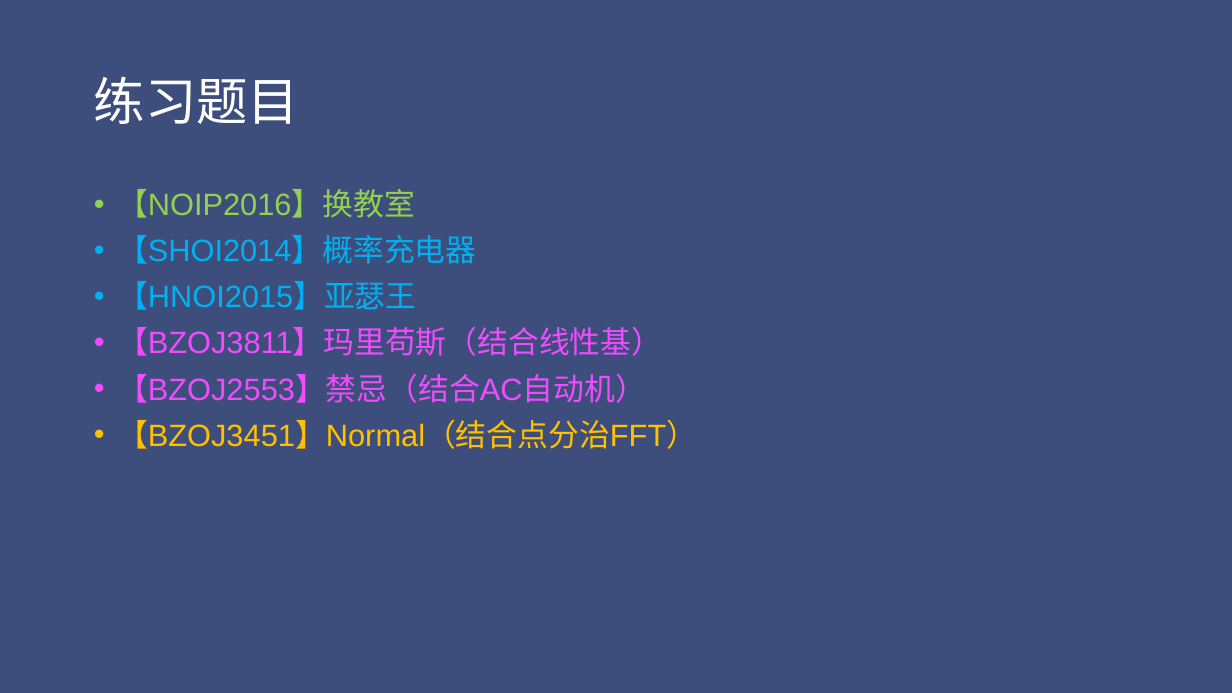
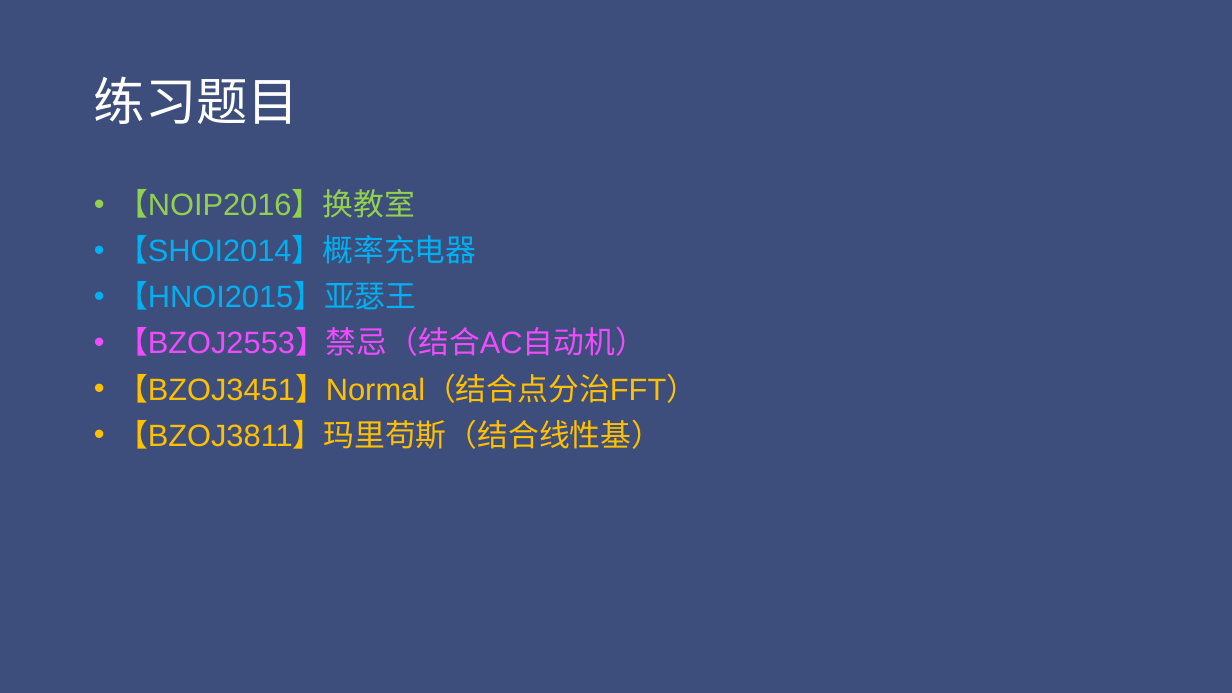
Before and after one commit to Chty-syq/OIblog, a slide deck: slide 66 of file/概率与期望.pptx (slide 37 before the commit). Drawn at 1232x693 pixels with LibreOffice and Linux fonts; fonts in the diff are those of the drawing. Boxes give left, top, right and bottom in pixels: in the first picture for what was removed or moved away, otherwise in the second. Text is boxed around its words. In the diff, an @@ line names an element or a change of style, - is before the commit and + after.

```diff
--- a/file/概率与期望.pptx
+++ b/file/概率与期望.pptx
@@ text at [117, 327, 662, 356]: paragraph removed @@
-• 【BZOJ3811】玛里苟斯（结合线性基）
@@ text at [117, 420, 662, 449]: paragraph added @@
+• 【BZOJ3811】玛里苟斯（结合线性基）
```
Also in this commit, not shown: 9 other slides changed, 44 slides added, 3 other files.
